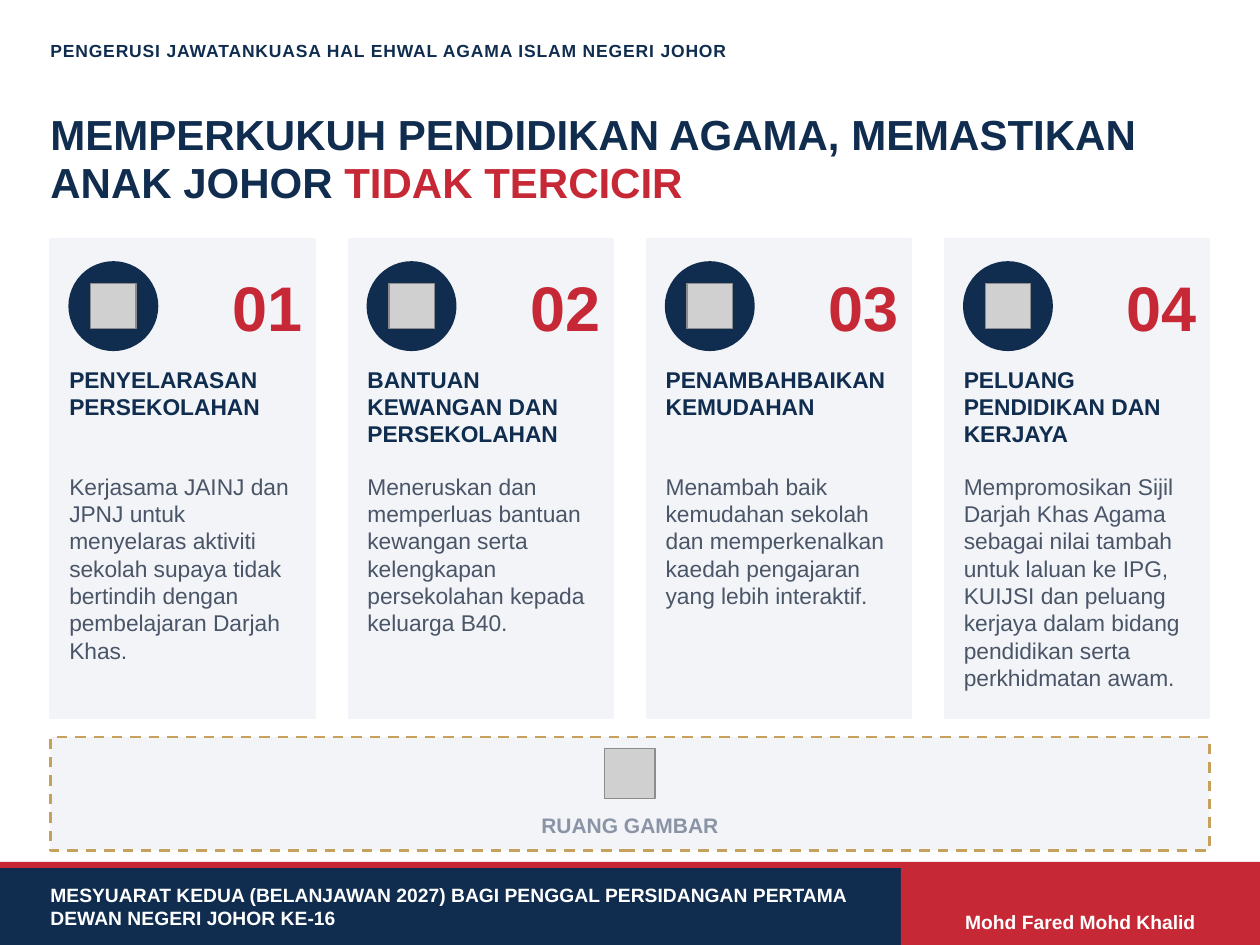
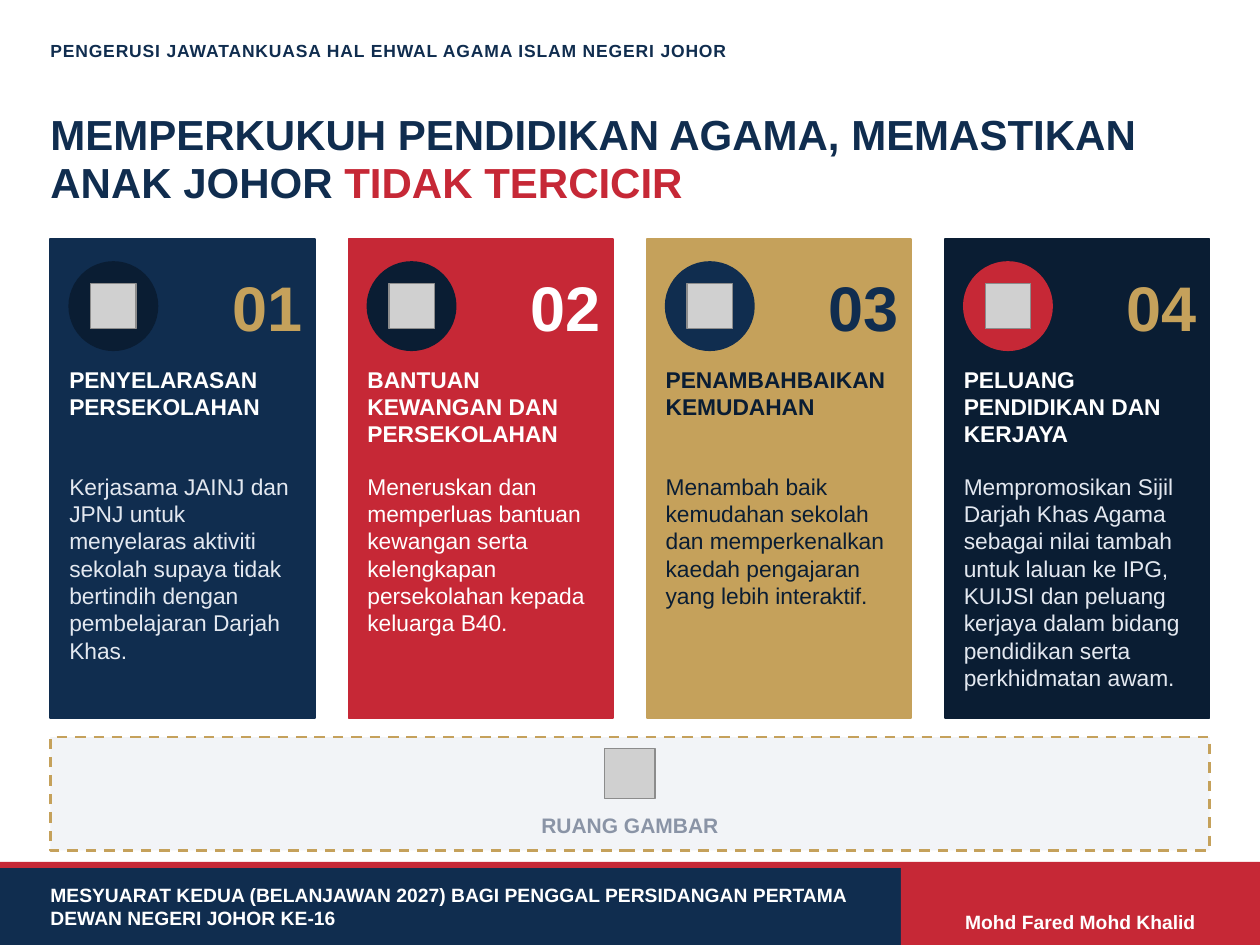
Before and after one commit to nawaljoe/Nawal, a slide deck: slide 5 of infografik-pendidikan-agama/Infografik_Pendidikan_Agama_Johor_DUN.pptx. Drawn at 1260x945 pixels with LibreOffice and Linux fonts; fonts in the diff are those of the drawing; grey boxes stand for pictures; background and template pictures are left out. Boxes give left, top, right and bottom in pixels: in the first picture for what was removed or moved away, otherwise in the second. Text is boxed around its words. In the diff, an @@ line names an element or a change of style, - is before the commit and + after.

```diff
--- a/infografik-pendidikan-agama/Infografik_Pendidikan_Agama_Johor_DUN.pptx
+++ b/infografik-pendidikan-agama/Infografik_Pendidikan_Agama_Johor_DUN.pptx
@@ rectangle at (x1=50, y1=239, x2=315, y2=718): fill #F2F4F7 to #102D4F; outline #F2F4F7 1 pt to #102D4F 1 pt @@
@@ rectangle at (x1=349, y1=239, x2=614, y2=718): fill #F2F4F7 to #C62836; outline #F2F4F7 1 pt to #C62836 1 pt @@
@@ rectangle at (x1=646, y1=239, x2=911, y2=718): fill #F2F4F7 to #C5A15B; outline #F2F4F7 1 pt to #C5A15B 1 pt @@
@@ rectangle at (x1=945, y1=239, x2=1210, y2=718): fill #F2F4F7 to #0A1D33; outline #F2F4F7 1 pt to #0A1D33 1 pt @@
@@ ellipse at (x1=69, y1=262, x2=158, y2=350): fill #102D4F to #0A1D33; outline #102D4F 1 pt to #0A1D33 1 pt @@
@@ text "01" at (x1=232, y1=287, x2=302, y2=332): text colour #C62836 to #C5A15B @@
@@ ellipse at (x1=368, y1=262, x2=456, y2=350): fill #102D4F to #0A1D33; outline #102D4F 1 pt to #0A1D33 1 pt @@
@@ text "02" at (x1=530, y1=287, x2=600, y2=332): text colour #C62836 to #FFFFFF @@
@@ text "03" at (x1=829, y1=287, x2=899, y2=332): text colour #C62836 to #102D4F @@
@@ ellipse at (x1=964, y1=262, x2=1052, y2=350): fill #102D4F to #C62836; outline #102D4F 1 pt to #C62836 1 pt @@
@@ text "04" at (x1=1127, y1=287, x2=1197, y2=332): text colour #C62836 to #C5A15B @@
@@ text "PENAMBAHBAIKAN KEMUDAHAN" at (x1=666, y1=372, x2=886, y2=415): text colour #102D4F to #0A1D33 @@
@@ text colour #102D4F to #FFFFFF in 3 elements at (x1=69, y1=372, x2=259, y2=416), (x1=367, y1=372, x2=558, y2=443), (x1=964, y1=372, x2=1160, y2=443) @@
@@ text "Kerjasama JAINJ dan JPNJ untuk ..." at (x1=69, y1=478, x2=289, y2=660): text colour #4A5568 to #E3E8F0 @@
@@ text "Meneruskan dan memperluas bantuan kewangan ..." at (x1=367, y1=478, x2=584, y2=636): text colour #4A5568 to #FFFFFF @@
@@ text "Menambah baik kemudahan sekolah dan ..." at (x1=666, y1=478, x2=884, y2=609): text colour #4A5568 to #0A1D33 @@
@@ text "Mempromosikan Sijil Darjah Khas Agama ..." at (x1=964, y1=478, x2=1179, y2=691): text colour #4A5568 to #E3E8F0 @@
```
Also in this commit, not shown: 1 other file.
